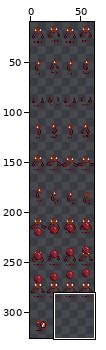
Sprite sheet -- [LittleNPC] The Farmer's Children Art - Deluxe/assets/Characters/Female/Adoption/Skin/4.png. The picture above shows the old version from afar; the outline marks the close-up.
Close-up. Before the commit:
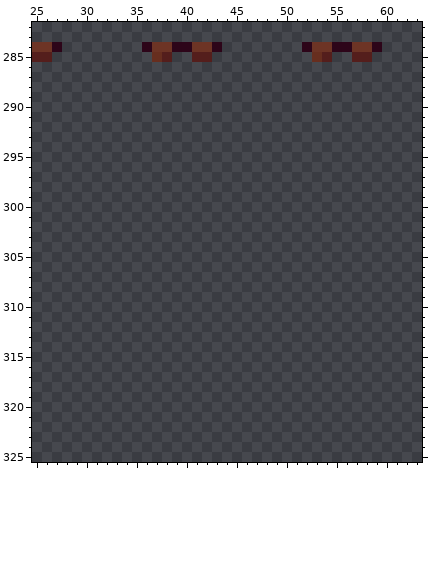
The file is 64x416 pixels. Pixels under 10% opacity are left out. Colours within 5 levels of each other are drawn and written as one. Shown: x 25..63, y 282..325. The wide view leaves out empty margins.
Now the later version:
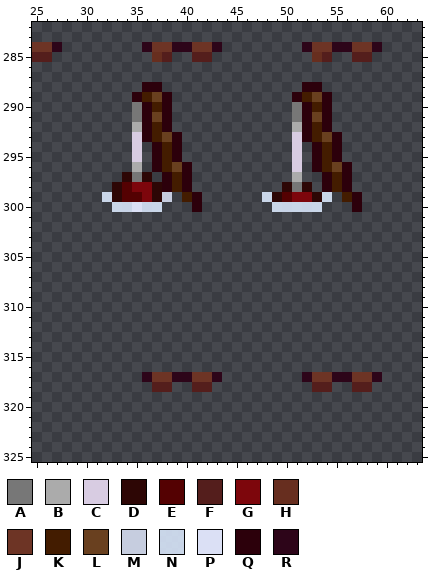
Palette (. is transparent): A #777777  B #ababab  C #d8cce2  D #2d0605  E #540102  F #541e1c  G #7d060c  H #672e1f  J #6d3425  K #431c00  L #69401f  M #c6cddf  N #ddebffde  P #dbe0f5  Q #2c000b  R #2d0519
Diff:
Colour A is added in rows 290 to 291 at x 35 and 51; in row 297 at x 35; in row 298 at x 51.
Colour B is added in row 292 at x 35 and 51; in row 296 at x 35; in row 297 at x 51.
Colour C is added in rows 293 to 295 at x 35 and 51; in row 296 at x 51.
Colour D is added in row 297 at x 34 and 36; in row 298 at x 33, 37, 50 and 52; in row 299 at x 33, 37, 49 and 53.
Colour E is added in row 298 at x 34; in row 299 at x 34 to 35 and 50.
Colour F is added in row 318 at x 37 to 38, 41 to 42, 53 to 54 and 57 to 58.
Colour G is added in row 298 at x 35 to 36; in row 299 at x 36 and 51 to 52.
Colour J is added in row 317 at x 37 to 38, 41 to 42, 53 to 54 and 57 to 58.
Colour K is added in row 289 at x 36 and 52; in row 290 at x 37 and 53; in rows 292 to 293 at x 37 and 53; in rows 294 to 296 at x 38 and 54; in rows 297 to 298 at x 39 and 55; in row 299 at x 40 and 56.
Colour L is added in row 289 at x 37 and 53; in row 291 at x 37 and 53; in row 293 at x 38 and 54; in row 296 at x 39 and 55.
Colour M is added in row 299 at x 38.
Colour N is added in row 299 at x 32, 48 and 54; in row 300 at x 33 to 34, 36 to 37 and 49 to 53.
Colour P is added in row 300 at x 35.
Colour Q is added in row 288 at x 36 to 37 and 52 to 53; in row 289 at x 35, 38, 51 and 54; in rows 290 to 292 at x 36, 38, 52 and 54; in row 293 at x 36, 39, 52 and 55; in rows 294 to 295 at x 37, 39, 53 and 55; in row 296 at x 37, 40, 53 and 56.
Colour Q is added in rows 297 to 298 at x 38, 40, 54 and 56; in rows 299 to 300 at x 41 and 57.
Colour R is added in row 317 at x 36, 39 to 40, 43, 52, 55 to 56 and 59.
Changed places in both close-ups, as pixel boxes (x1, y1, x2, y2):
added: (102, 82, 202, 212)
added: (262, 82, 362, 212)
added: (142, 372, 222, 392)
added: (302, 372, 382, 392)
